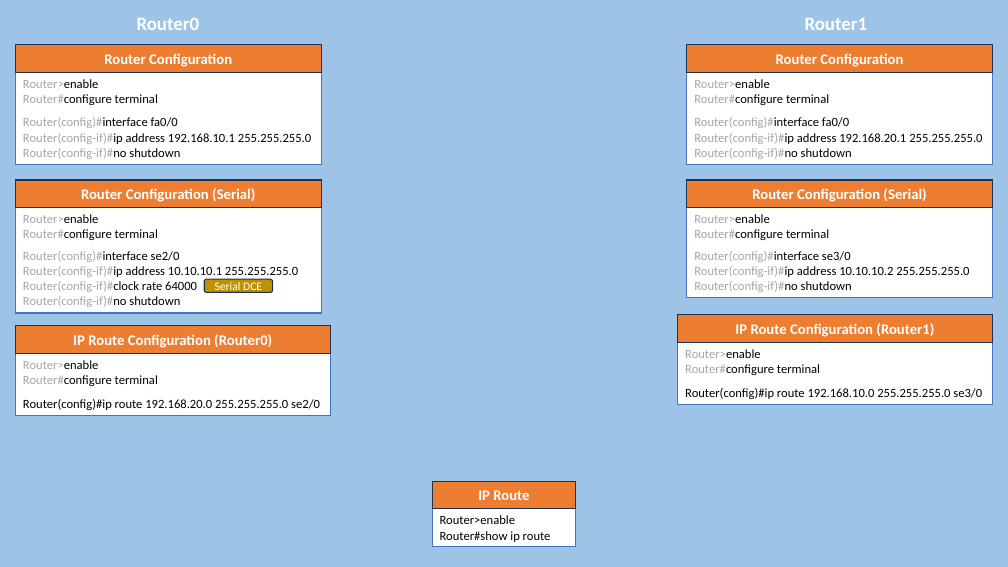
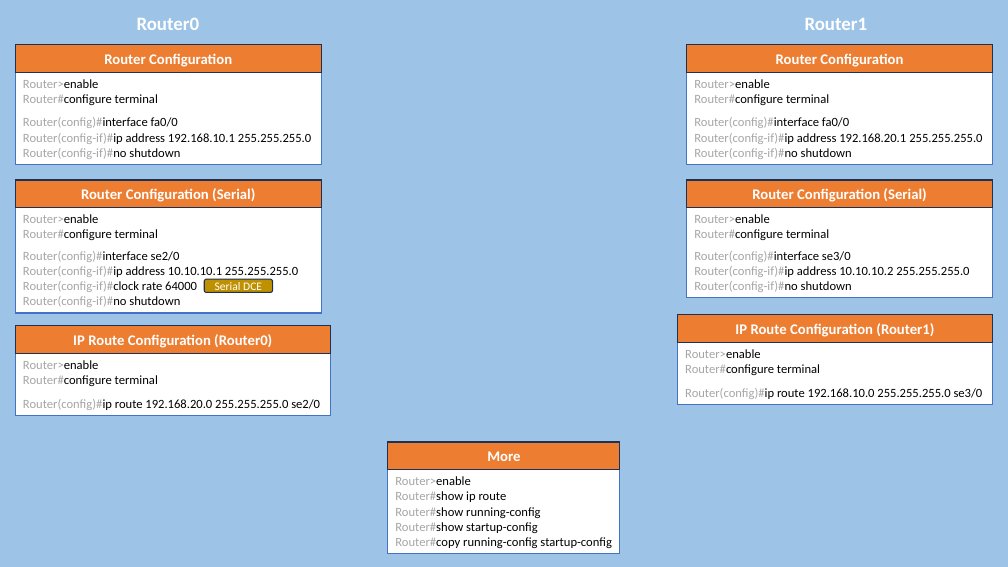
Before and after one commit to AntorPi314/MySave, a slide deck: slide 5 of Lab/Networking Lab/Final Assignment/Networking Lab (Final).pptx (slide 4 before the commit). Drawn at 1008x567 pixels with LibreOffice and Linux fonts; fonts in the diff are those of the drawing. Boxes give left, top, right and bottom in pixels: in the first picture for what was removed or moved away, otherwise in the second. Text is boxed around its words. In the diff, an @@ line names an element or a change of style, - is before the commit and + after.

```diff
--- a/Lab/Networking Lab/Final Assignment/Networking Lab (Final).pptx
+++ b/Lab/Networking Lab/Final Assignment/Networking Lab (Final).pptx
@@ text in rectangle at box(685, 388, 983, 399): text colour #000000 to #A6A6A6 in "Router(config)#ip" @@
@@ text in rectangle at box(23, 399, 320, 410): text colour #000000 to #A6A6A6 in "Router(config)#ip" @@
@@ rectangle "More": place and size @@
-rectangle "More" at box(433, 481, 576, 508)
+rectangle "More" at box(388, 442, 620, 470)
@@ rectangle "Router>enable": place and size @@
-rectangle "Router>enable" at box(433, 509, 576, 547)
+rectangle "Router>enable" at box(388, 470, 620, 554)
@@ text in rectangle at box(395, 476, 507, 502): text colour #000000 to #A6A6A6 in "Router>enable", "Router#show" @@
@@ text in rectangle at box(487, 451, 520, 461): text changed @@
-IP Route
+More
@@ text in rectangle at box(395, 507, 611, 548): paragraphs added @@
+Router#show running-config
+Router#show startup-config
+Router#copy running-config startup-config
```
Also in this commit, not shown: 1 other slide changed, 16 slides added, 4 other files.
